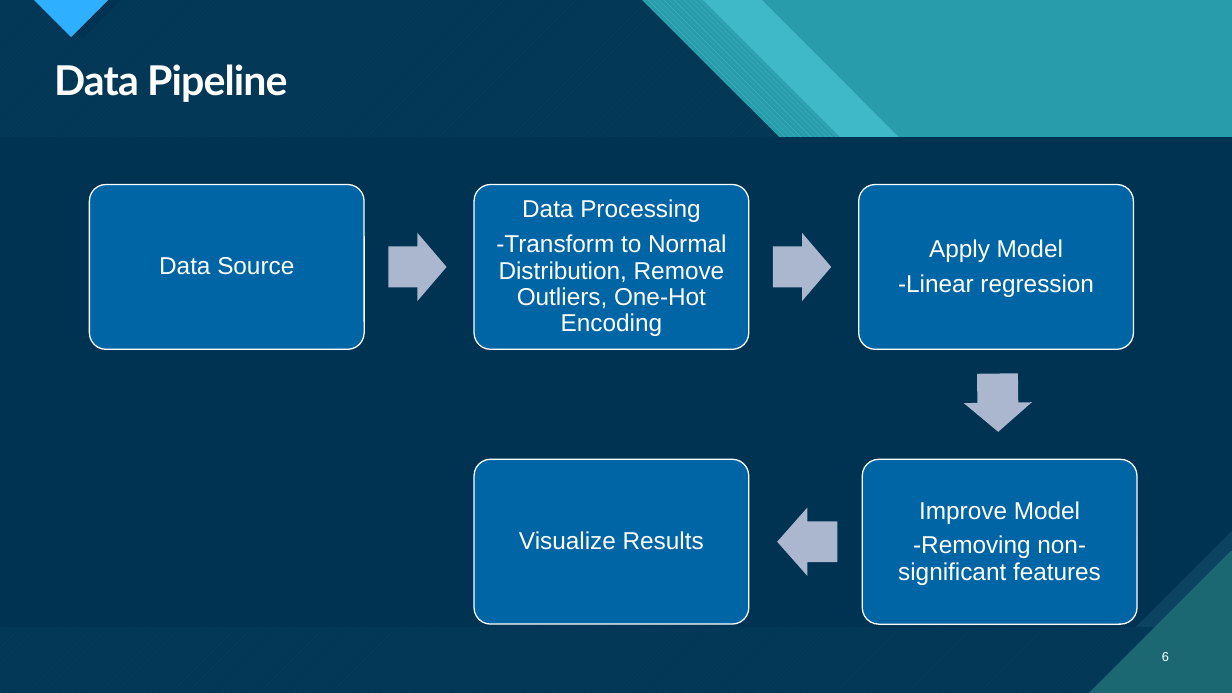
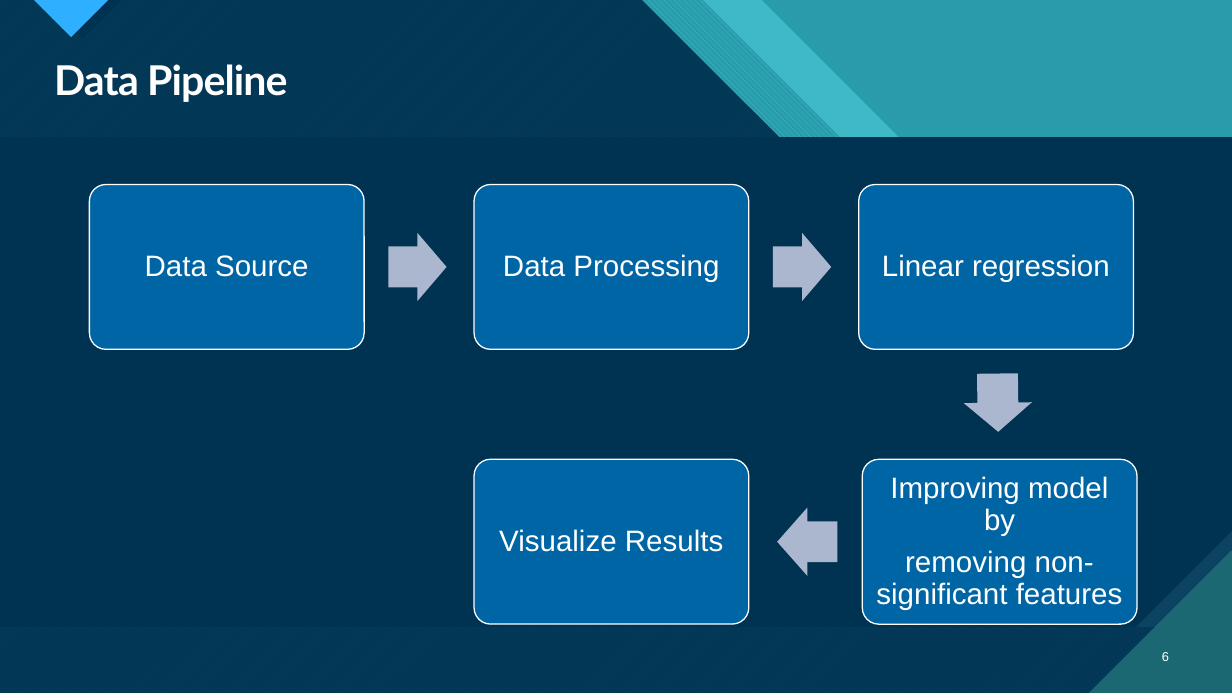
Before and after one commit to CrisQueCris/Houseprices, a slide deck: slide 6 of Final PresentationKC.pptx. Drawn at 1232x693 pixels with LibreOffice and Linux fonts; fonts in the diff are those of the drawing. Boxes give left, top, right and bottom in pixels: in the first picture for what was removed or moved away, otherwise in the second. Text is boxed around its words. In the diff, an @@ line names an element or a change of style, - is before the commit and + after.

```diff
--- a/Final PresentationKC.pptx
+++ b/Final PresentationKC.pptx
@@ size 19 to 23 pt; more space between paragraphs in 3 elements at <box>145,255,308,277</box>, <box>499,529,723,552</box>, <box>503,254,719,282</box> @@
@@ text at <box>496,234,726,336</box>: paragraph removed @@
--Transform to Normal Distribution, Remove Outliers, One-Hot Encoding
@@ text at <box>882,254,1110,282</box>: text changed; size 19 to 23 pt @@
-Apply Model
--Linear regression
+Linear regression
@@ text at <box>876,476,1123,610</box>: text changed; size 19 to 23 pt @@
-Improve Model
--Removing non- significant features
+Improving model by
+removing non- significant features
```
Also in this commit, not shown: 1 other slide changed, 6 slides added, 7 slides removed, 1 other file.
